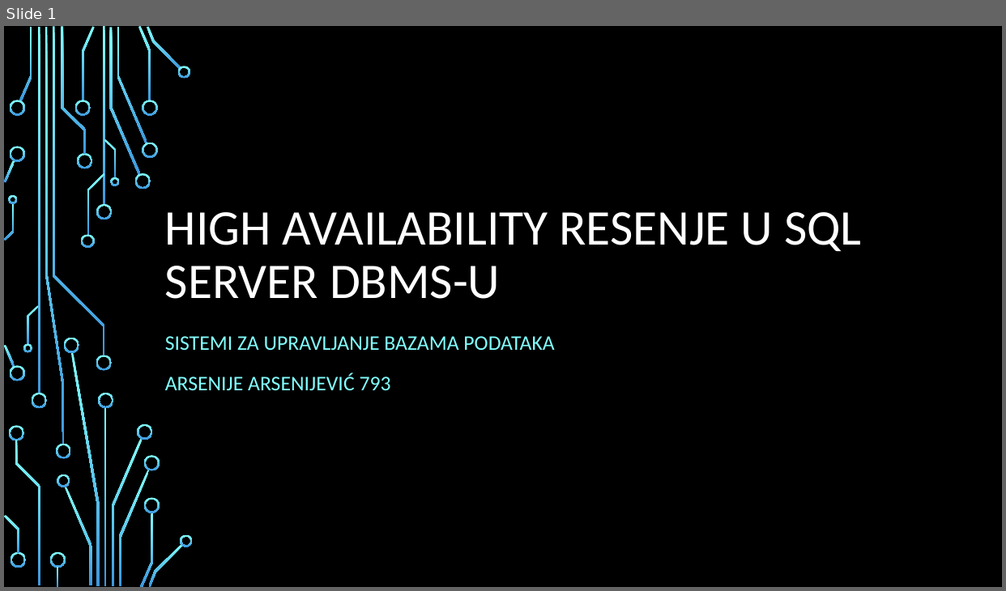
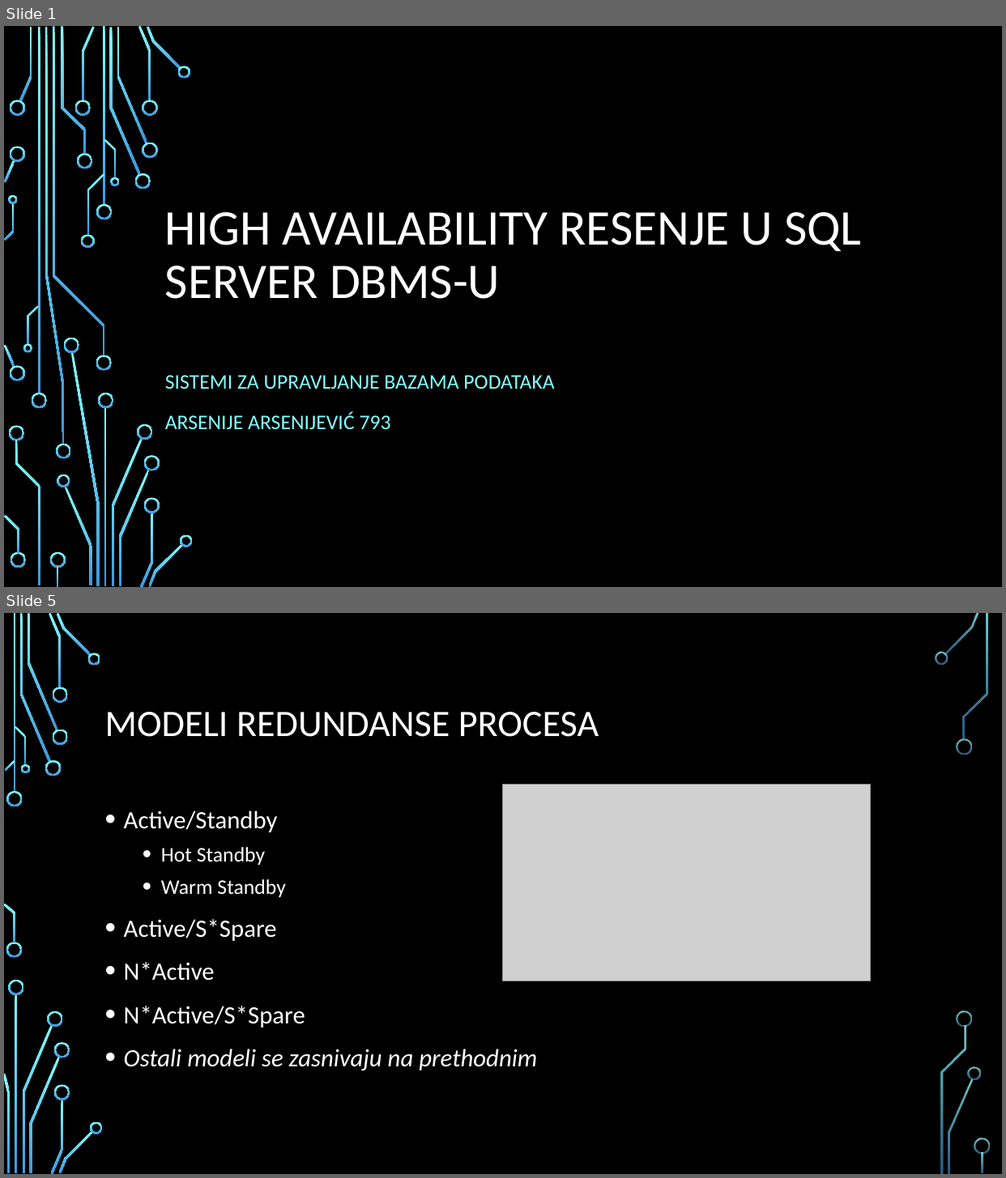
Before and after one commit to ArxyaArsa/master-dbms, a slide deck: Seminarski 3/3. High-Availability sistem u SQL Server DBMS-u.pptx. Shown one above the other, each under a label of ours: slide 1 before the commit, slides 1 and 5 after it; the slides between them are not shown. The pictures are 1006x591 and 1006x1178 pixels, drawn with LibreOffice and Linux fonts; fonts in the diff are those of the drawing; grey boxes stand for pictures; background and template pictures are left out. Boxes give left, top, right and bottom in pixels: in the first picture for what was removed or moved away, otherwise in the second. Text is boxed around its words. In the diff, an @@ line names an element or a change of style, - is before the commit and + after.

```diff
--- a/Seminarski 3/3. High-Availability sistem u SQL Server DBMS-u.pptx
+++ b/Seminarski 3/3. High-Availability sistem u SQL Server DBMS-u.pptx
@@ slide 5 added at box(4, 613, 1002, 1174), background picture (left out) @@
@@ title added at box(105, 712, 599, 737), 36 pt, text #FFFFFF @@
+MODELI REDUNDANSE PROCESA
@@ picture added at box(503, 785, 870, 981) @@
@@ text added at box(124, 811, 537, 1071), 24 pt, text #FFFFFF @@
+• Active/Standby
+  • Hot Standby
+  • Warm Standby
+• Active/S*Spare
+• N*Active
+• N*Active/S*Spare
+• Ostali modeli se zasnivaju na prethodnim
@@ arrow added from (315, 1016) to (496, 943), #000000 0.75 pt @@
@@ group added at box(4, 613, 990, 1174): 33 freeform shapes, 3 rectangles @@
@@ slide 1 changed as well @@
@@ subtitle "SISTEMI ZA UPRAVLJANJE BAZAMA PODATAKA": place and size @@
-subtitle "SISTEMI ZA UPRAVLJANJE BAZAMA PODATAKA" at box(165, 336, 554, 390)
+subtitle "SISTEMI ZA UPRAVLJANJE BAZAMA PODATAKA" at box(165, 375, 554, 429)
```
Also in this commit, not shown: 14 other slides added, 1 other file.
